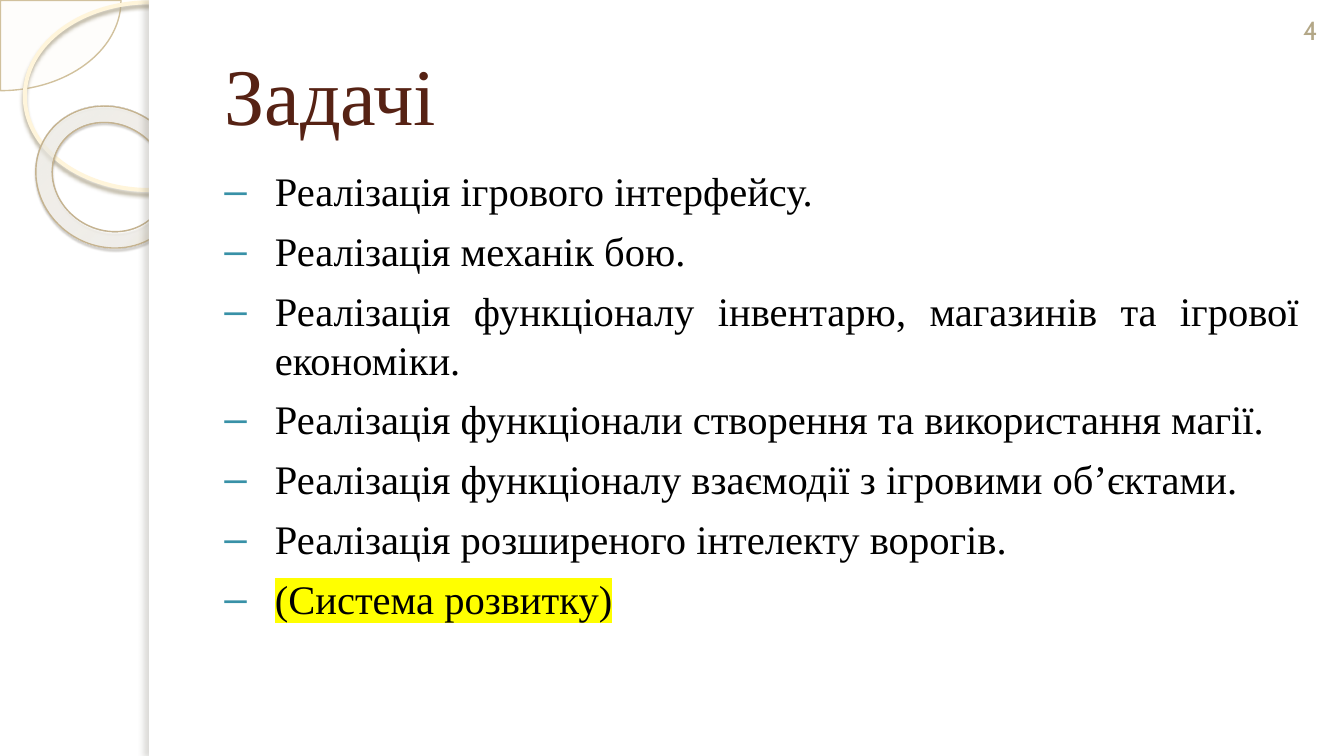
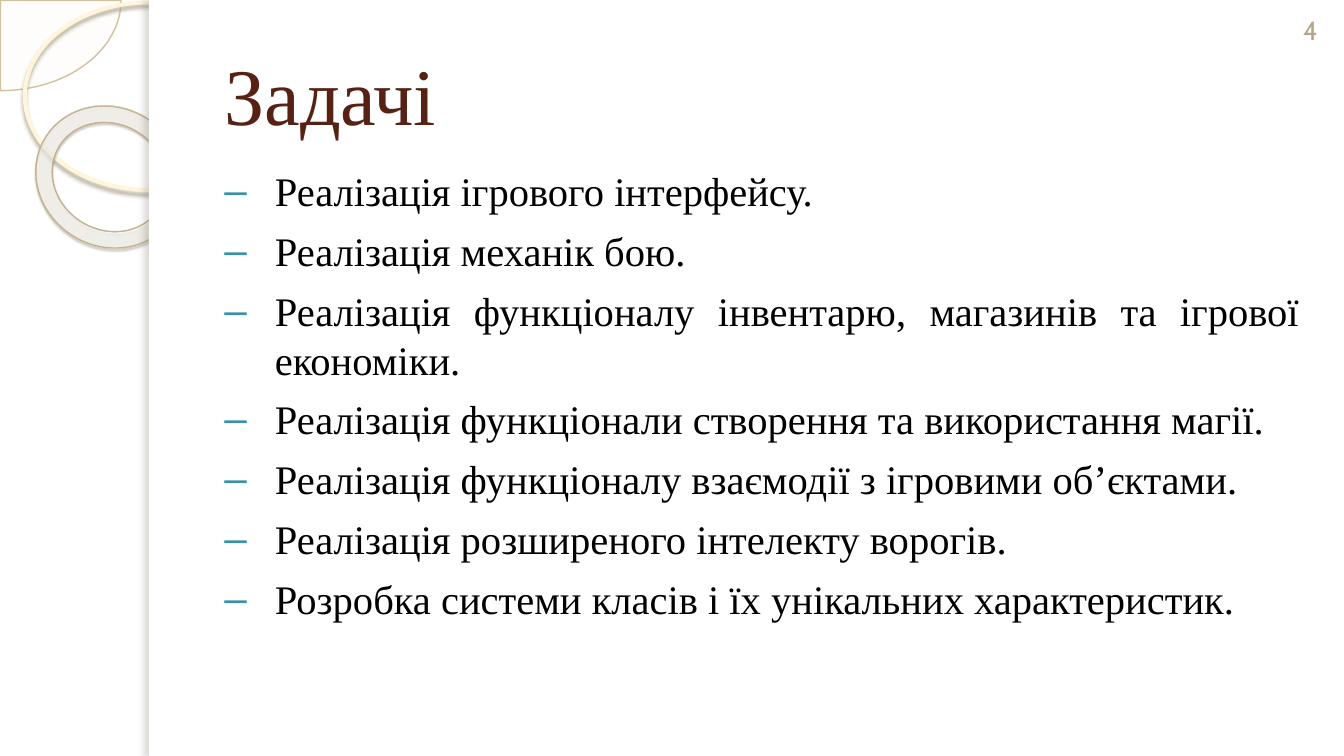
Before and after one commit to mcmcmax437/3D-RPG-Diploma-Thesis, a slide deck: slide 4 of Documents/Презентація_Терешкович_ІТ-02_ПредЗахист.pptx. Drawn at 1344x756 pixels with LibreOffice and Linux fonts; fonts in the diff are those of the drawing; background and template pictures are left out. Boxes give left, top, right and bottom in pixels: in the first picture for what was removed or moved away, otherwise in the second. Text is boxed around its words. In the diff, an @@ line names an element or a change of style, - is before the commit and + after.

```diff
--- a/Documents/Презентація_Терешкович_ІТ-02_ПредЗахист.pptx
+++ b/Documents/Презентація_Терешкович_ІТ-02_ПредЗахист.pptx
@@ text at <box>275,585,1234,622</box>: text changed @@
-– (Cистема розвитку)
+– Розробка системи класів і їх унікальних характеристик.
```
Also in this commit, not shown: 6 other slides changed, 5 slides added, 2 slides removed, 12 other files.
